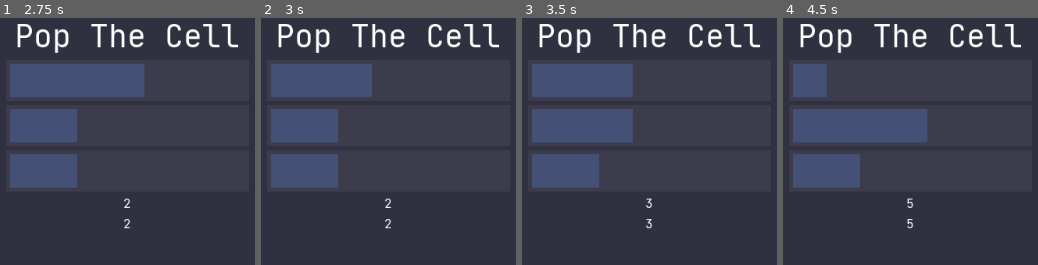
Above: before the commit, frames 1-4 (left to right).
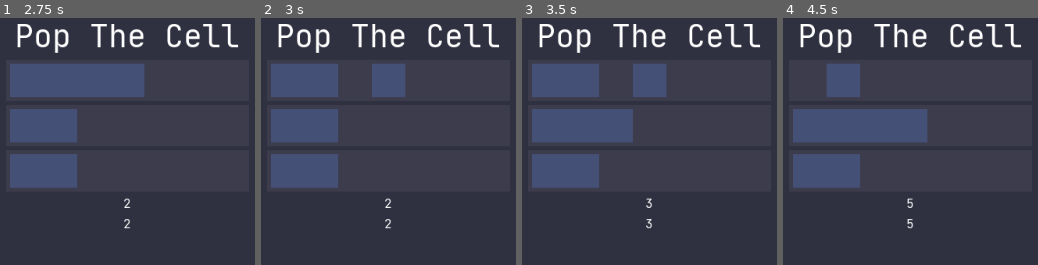
Above: after the commit, the same moments.

Repository: BlockOG/Pop-The-Cell-Godot
Game: Godot game, scene res://Pop The Cell.tscn
The game is run twice, just before and just after one commit, with the same random seed, the same clock (stepped at 60 frames per second) and the same inputs.
Inputs (mouse positions are in pixels of both pictures, inside the frame that each line leads up to; where the layout moved, square brackets give the same spot in the first picture):
- Up to frame 1 (2.75 s): click (10, 79) at 0.52 s; click "Start" at 1.25 s; click (61, 171) [43, 171] at 2 s
- Up to frame 2 (3 s): click (355, 79) [337, 79] at 2.75 s
- Up to frame 3 (3.5 s): no input
- Up to frame 4 (4.5 s): click (910, 79) [844, 79] at 3.5 s; click (811, 79) at 4.27 s

Frame 1 is identical in both runs. In frame 2, 3.5% of the frame differs, in the area x 30-57%, y 18-32%; in frame 3, 3.5%; in frame 4, 3.5%.

Commit message:
Make it actually like the original

Diff:
--- a/Pop The Cell.gd
+++ b/Pop The Cell.gd
@@ -5,9 +5,9 @@
 onready var highScoreLabel = get_node("CenterContainer/VBoxContainer/Highscore")
 
 # Progress buttons
-onready var progressBarButton1 = get_node("CenterContainer/VBoxContainer/VBoxContainer/ProgressBar/Button")
-onready var progressBarButton2 = get_node("CenterContainer/VBoxContainer/VBoxContainer/ProgressBar2/Button")
-onready var progressBarButton3 = get_node("CenterContainer/VBoxContainer/VBoxContainer/ProgressBar3/Button")
+onready var buttons1 = get_node("CenterContainer/VBoxContainer/VBoxContainer/ProgressBar/Margin/Horizontal")
+onready var buttons2 = get_node("CenterContainer/VBoxContainer/VBoxContainer/ProgressBar2/Margin/Horizontal")
+onready var buttons3 = get_node("CenterContainer/VBoxContainer/VBoxContainer/ProgressBar3/Margin/Horizontal")
 
 # (Re)Start button
 onready var reStartButton = get_node("CenterContainer/VBoxContainer/(Re)Start")
@@ -15,15 +15,23 @@
 # Create the scores
 var score = 0
 var highscore = score
+
 # Create the variables for "time" management
-var started = false
 var timer = null
 var tick = 0
+var started = false
 
-# Create the progresses
-var progress1 = 0
-var progress2 = 0
-var progress3 = 0
+# Create progresses
+var progress1 = [false,false,false,false,false,false,false]
+var progress2 = [false,false,false,false,false,false,false]
+var progress3 = [false,false,false,false,false,false,false]
+
+
+func _ready():
+	for i in range(7):
+		buttons1.get_child(i).connect("pressed", self, "_on_1_pressed", [i])
+		buttons2.get_child(i).connect("pressed", self, "_on_2_pressed", [i])
+		buttons3.get_child(i).connect("pressed", self, "_on_3_pressed", [i])
 
 
 func create_timer():
@@ -44,9 +52,10 @@
 	# Reset everything
 	tick = 0
 	score = 0
-	progress1 = 0
-	progress2 = 0
-	progress3 = 0
+	for i in range(7):
+		progress1[i] = false
+		progress2[i] = false
+		progress3[i] = false
 
 	# Start the ticks
 	create_timer()
@@ -60,10 +69,13 @@
 
 
 func do_random_add(progress):
-	# There's a 1/4 chance that 1 is going to be added to the progress of a button
+	# There's a 1/4 chance that one button is going to be added
 	if (randi() % 4) == 0:
-		progress += 1
-		if progress >= 7: return [7, true]
+		for i in range(7):
+			if !progress[i]:
+				progress[i] = true
+				break
+		if progress[6]: return [[true,true,true,true,true,true,true], true]
 
 	return [progress, false]
 
@@ -109,20 +121,20 @@
 	if score > highscore: highscore = score
 	highScoreLabel.text = str(highscore)
 
-	# Set button widths
-	progressBarButton1.rect_size.x = 10 + progress1 * 43
-	progressBarButton2.rect_size.x = 10 + progress2 * 43
-	progressBarButton3.rect_size.x = 10 + progress3 * 43
+	# Sync the progresses
+	for i in range(7):
+		buttons1.get_child(i).disabled = !progress1[i]
+		buttons2.get_child(i).disabled = !progress2[i]
+		buttons3.get_child(i).disabled = !progress3[i]
 
 
-func do_button(progress):
+func do_button(progress, i):
 	if started:
-		progress -= 1
-		if progress < 0: progress = 0
+		progress[i] = false
 	return progress
 
 
 # Subtract 1 from the buttons if the game is started
-func _on_1_pressed(): progress1 = do_button(progress1)
-func _on_2_pressed(): progress2 = do_button(progress2)
-func _on_3_pressed(): progress3 = do_button(progress3)
+func _on_1_pressed(i): progress1 = do_button(progress1, i)
+func _on_2_pressed(i): progress2 = do_button(progress2, i)
+func _on_3_pressed(i): progress3 = do_button(progress3, i)
--- a/Pop The Cell.tscn
+++ b/Pop The Cell.tscn
@@ -10,20 +10,20 @@
 size = 40
 font_data = ExtResource( 1 )
 
+[sub_resource type="StyleBoxFlat" id=28]
+bg_color = Color( 0.239216, 0.239216, 0.305882, 1 )
+
 [sub_resource type="StyleBoxEmpty" id=22]
 
 [sub_resource type="StyleBoxFlat" id=24]
 bg_color = Color( 0.270588, 0.317647, 0.466667, 1 )
-border_width_left = 5
-border_width_top = 5
-border_width_right = 5
-border_width_bottom = 5
 border_color = Color( 0.8, 0.8, 0.8, 0 )
 
 [sub_resource type="StyleBoxFlat" id=26]
 bg_color = Color( 0.239216, 0.239216, 0.305882, 1 )
 
 [sub_resource type="Theme" id=27]
+Button/styles/disabled = SubResource( 28 )
 Button/styles/focus = SubResource( 22 )
 Button/styles/hover = SubResource( 24 )
 Button/styles/normal = SubResource( 24 )
@@ -141,32 +141,200 @@
 margin_bottom = 53.0
 rect_min_size = Vector2( 311, 53 )
 
-[node name="Button" type="Button" parent="CenterContainer/VBoxContainer/VBoxContainer/ProgressBar"]
-anchor_right = 1.0
-anchor_bottom = 1.0
-margin_right = -301.0
+[node name="Margin" type="MarginContainer" parent="CenterContainer/VBoxContainer/VBoxContainer/ProgressBar"]
+anchor_right = 1.0
+anchor_bottom = 1.0
+margin_left = 5.0
+margin_top = 5.0
+margin_right = -5.0
+margin_bottom = -5.0
+
+[node name="Horizontal" type="HBoxContainer" parent="CenterContainer/VBoxContainer/VBoxContainer/ProgressBar/Margin"]
+margin_right = 301.0
+margin_bottom = 43.0
+custom_constants/separation = 0
+
+[node name="Button" type="Button" parent="CenterContainer/VBoxContainer/VBoxContainer/ProgressBar/Margin/Horizontal"]
+margin_right = 43.0
+margin_bottom = 43.0
+size_flags_horizontal = 3
+disabled = true
+
+[node name="Button2" type="Button" parent="CenterContainer/VBoxContainer/VBoxContainer/ProgressBar/Margin/Horizontal"]
+margin_left = 43.0
+margin_right = 86.0
+margin_bottom = 43.0
+size_flags_horizontal = 3
+disabled = true
+
+[node name="Button3" type="Button" parent="CenterContainer/VBoxContainer/VBoxContainer/ProgressBar/Margin/Horizontal"]
+margin_left = 86.0
+margin_right = 129.0
+margin_bottom = 43.0
+size_flags_horizontal = 3
+disabled = true
+
+[node name="Button4" type="Button" parent="CenterContainer/VBoxContainer/VBoxContainer/ProgressBar/Margin/Horizontal"]
+margin_left = 129.0
+margin_right = 172.0
+margin_bottom = 43.0
+size_flags_horizontal = 3
+disabled = true
+
+[node name="Button5" type="Button" parent="CenterContainer/VBoxContainer/VBoxContainer/ProgressBar/Margin/Horizontal"]
+margin_left = 172.0
+margin_right = 215.0
+margin_bottom = 43.0
+size_flags_horizontal = 3
+disabled = true
+
+[node name="Button6" type="Button" parent="CenterContainer/VBoxContainer/VBoxContainer/ProgressBar/Margin/Horizontal"]
+margin_left = 215.0
+margin_right = 258.0
+margin_bottom = 43.0
+size_flags_horizontal = 3
+disabled = true
+
+[node name="Button7" type="Button" parent="CenterContainer/VBoxContainer/VBoxContainer/ProgressBar/Margin/Horizontal"]
+margin_left = 258.0
+margin_right = 301.0
+margin_bottom = 43.0
+size_flags_horizontal = 3
+disabled = true
 
 [node name="ProgressBar2" type="Panel" parent="CenterContainer/VBoxContainer/VBoxContainer"]
 margin_top = 58.0
 margin_right = 311.0
 margin_bottom = 111.0
-rect_min_size = Vector2( 0, 53 )
-
-[node name="Button" type="Button" parent="CenterContainer/VBoxContainer/VBoxContainer/ProgressBar2"]
-anchor_right = 1.0
-anchor_bottom = 1.0
-margin_right = -301.0
+rect_min_size = Vector2( 311, 53 )
+
+[node name="Margin" type="MarginContainer" parent="CenterContainer/VBoxContainer/VBoxContainer/ProgressBar2"]
+anchor_right = 1.0
+anchor_bottom = 1.0
+margin_left = 5.0
+margin_top = 5.0
+margin_right = -5.0
+margin_bottom = -5.0
+
+[node name="Horizontal" type="HBoxContainer" parent="CenterContainer/VBoxContainer/VBoxContainer/ProgressBar2/Margin"]
+margin_right = 301.0
+margin_bottom = 43.0
+custom_constants/separation = 0
+
+[node name="Button" type="Button" parent="CenterContainer/VBoxContainer/VBoxContainer/ProgressBar2/Margin/Horizontal"]
+margin_right = 43.0
+margin_bottom = 43.0
+size_flags_horizontal = 3
+disabled = true
+
+[node name="Button2" type="Button" parent="CenterContainer/VBoxContainer/VBoxContainer/ProgressBar2/Margin/Horizontal"]
+margin_left = 43.0
+margin_right = 86.0
+margin_bottom = 43.0
+size_flags_horizontal = 3
+disabled = true
+
+[node name="Button3" type="Button" parent="CenterContainer/VBoxContainer/VBoxContainer/ProgressBar2/Margin/Horizontal"]
+margin_left = 86.0
+margin_right = 129.0
+margin_bottom = 43.0
+size_flags_horizontal = 3
+disabled = true
+
+[node name="Button4" type="Button" parent="CenterContainer/VBoxContainer/VBoxContainer/ProgressBar2/Margin/Horizontal"]
+margin_left = 129.0
+margin_right = 172.0
+margin_bottom = 43.0
+size_flags_horizontal = 3
+disabled = true
+
+[node name="Button5" type="Button" parent="CenterContainer/VBoxContainer/VBoxContainer/ProgressBar2/Margin/Horizontal"]
+margin_left = 172.0
+margin_right = 215.0
+margin_bottom = 43.0
+size_flags_horizontal = 3
+disabled = true
+
+[node name="Button6" type="Button" parent="CenterContainer/VBoxContainer/VBoxContainer/ProgressBar2/Margin/Horizontal"]
+margin_left = 215.0
+margin_right = 258.0
+margin_bottom = 43.0
+size_flags_horizontal = 3
+disabled = true
+
+[node name="Button7" type="Button" parent="CenterContainer/VBoxContainer/VBoxContainer/ProgressBar2/Margin/Horizontal"]
+margin_left = 258.0
+margin_right = 301.0
+margin_bottom = 43.0
+size_flags_horizontal = 3
+disabled = true
 
 [node name="ProgressBar3" type="Panel" parent="CenterContainer/VBoxContainer/VBoxContainer"]
 margin_top = 116.0
 margin_right = 311.0
 margin_bottom = 169.0
-rect_min_size = Vector2( 0, 53 )
-
-[node name="Button" type="Button" parent="CenterContainer/VBoxContainer/VBoxContainer/ProgressBar3"]
-anchor_right = 1.0
-anchor_bottom = 1.0
-margin_right = -301.0
+rect_min_size = Vector2( 311, 53 )
+
+[node name="Margin" type="MarginContainer" parent="CenterContainer/VBoxContainer/VBoxContainer/ProgressBar3"]
+anchor_right = 1.0
+anchor_bottom = 1.0
+margin_left = 5.0
+margin_top = 5.0
+margin_right = -5.0
+margin_bottom = -5.0
+
+[node name="Horizontal" type="HBoxContainer" parent="CenterContainer/VBoxContainer/VBoxContainer/ProgressBar3/Margin"]
+margin_right = 301.0
+margin_bottom = 43.0
+custom_constants/separation = 0
+
+[node name="Button" type="Button" parent="CenterContainer/VBoxContainer/VBoxContainer/ProgressBar3/Margin/Horizontal"]
+margin_right = 43.0
+margin_bottom = 43.0
+size_flags_horizontal = 3
+disabled = true
+
+[node name="Button2" type="Button" parent="CenterContainer/VBoxContainer/VBoxContainer/ProgressBar3/Margin/Horizontal"]
+margin_left = 43.0
+margin_right = 86.0
+margin_bottom = 43.0
+size_flags_horizontal = 3
+disabled = true
+
+[node name="Button3" type="Button" parent="CenterContainer/VBoxContainer/VBoxContainer/ProgressBar3/Margin/Horizontal"]
+margin_left = 86.0
+margin_right = 129.0
+margin_bottom = 43.0
+size_flags_horizontal = 3
+disabled = true
+
+[node name="Button4" type="Button" parent="CenterContainer/VBoxContainer/VBoxContainer/ProgressBar3/Margin/Horizontal"]
+margin_left = 129.0
+margin_right = 172.0
+margin_bottom = 43.0
+size_flags_horizontal = 3
+disabled = true
+
+[node name="Button5" type="Button" parent="CenterContainer/VBoxContainer/VBoxContainer/ProgressBar3/Margin/Horizontal"]
+margin_left = 172.0
+margin_right = 215.0
+margin_bottom = 43.0
+size_flags_horizontal = 3
+disabled = true
+
+[node name="Button6" type="Button" parent="CenterContainer/VBoxContainer/VBoxContainer/ProgressBar3/Margin/Horizontal"]
+margin_left = 215.0
+margin_right = 258.0
+margin_bottom = 43.0
+size_flags_horizontal = 3
+disabled = true
+
+[node name="Button7" type="Button" parent="CenterContainer/VBoxContainer/VBoxContainer/ProgressBar3/Margin/Horizontal"]
+margin_left = 258.0
+margin_right = 301.0
+margin_bottom = 43.0
+size_flags_horizontal = 3
+disabled = true
 
 [node name="Score" type="Label" parent="CenterContainer/VBoxContainer"]
 margin_top = 230.0
@@ -191,7 +359,4 @@
 theme = SubResource( 18 )
 text = "Start"
 
-[connection signal="pressed" from="CenterContainer/VBoxContainer/VBoxContainer/ProgressBar/Button" to="." method="_on_1_pressed"]
-[connection signal="pressed" from="CenterContainer/VBoxContainer/VBoxContainer/ProgressBar2/Button" to="." method="_on_2_pressed"]
-[connection signal="pressed" from="CenterContainer/VBoxContainer/VBoxContainer/ProgressBar3/Button" to="." method="_on_3_pressed"]
 [connection signal="pressed" from="CenterContainer/VBoxContainer/(Re)Start" to="." method="_on_ReStart_pressed"]
Not shown: 1 places in Pop The Cell.tscn that only renumber resources
